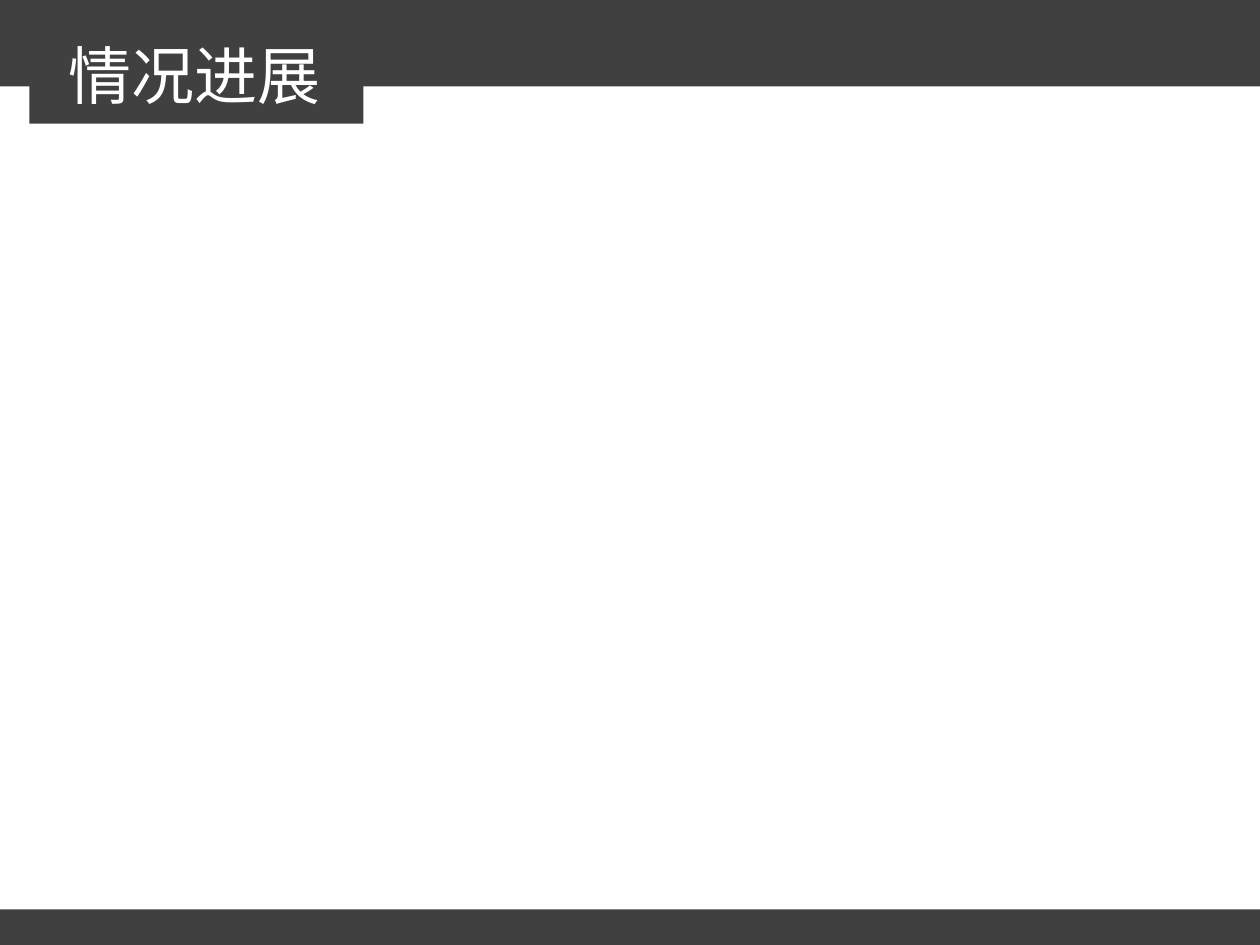
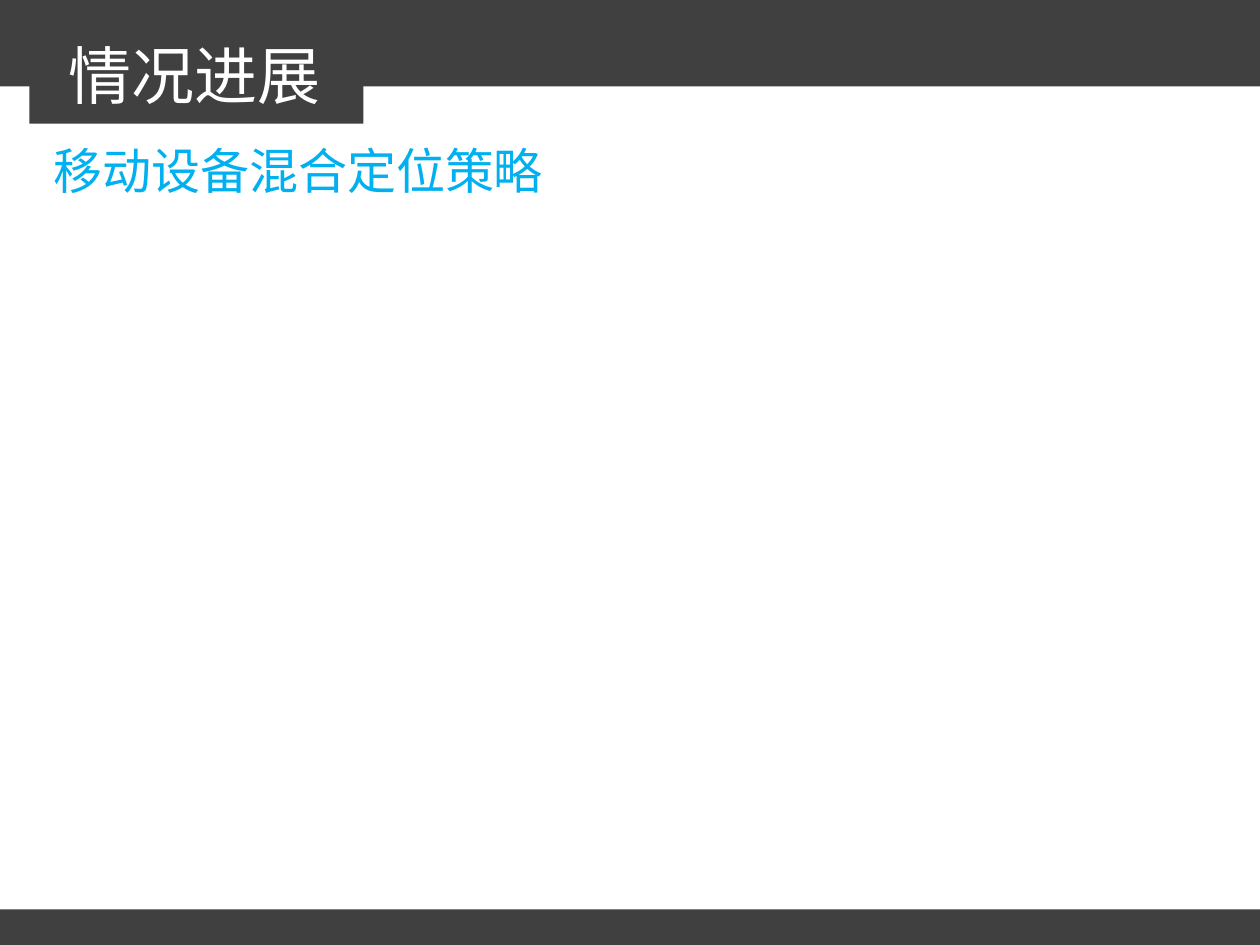
Before and after one commit to sunxianlei/MyThesis, a slide deck: slide 10 of 汇报X.ppt (slide 6 before the commit). Drawn at 1260x945 pixels with LibreOffice and Linux fonts; fonts in the diff are those of the drawing. Boxes give left, top, right and bottom in pixels: in the first picture for what was removed or moved away, otherwise in the second. Text is boxed around its words. In the diff, an @@ line names an element or a change of style, - is before the commit and + after.

```diff
--- a/汇报X.ppt
+++ b/汇报X.ppt
@@ text added at box(54, 147, 543, 193), 28 pt, text #00B0F0 @@
+移动设备混合定位策略
```
Also in this commit, not shown: 3 other slides changed, 5 slides added.
